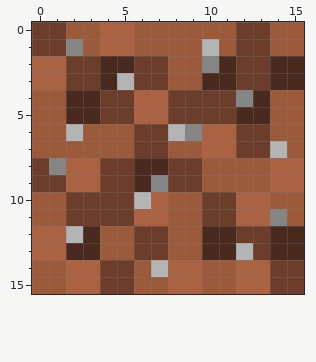
Pixel-art sprite, stored at graphics/map/blocks/dirt.png. The picture above was drawn from the file before the commit.
The file is 64x64 pixels, drawn in blocks of 4x4; one block is one cell here.
After:
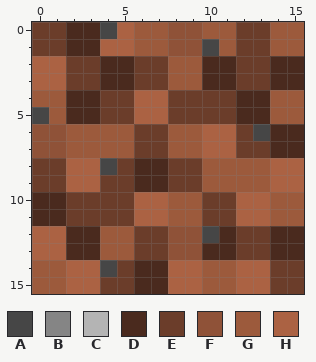
Palette (. is transparent): A #464646  B #858585  C #b4b4b4  D #4a2a1e  E #6b3d2a  F #8f5238  G #9c5a3c  H #ab6243
Log entry: sand block, dirt block
Diff:
{"y":0,"x":2,"old":"GGH","new":"DDA"}
{"y":0,"x":8,"old":"GG","new":"FF"}
{"y":1,"x":2,"old":"BG","new":"DD"}
{"y":1,"x":8,"old":"GGC","new":"FFA"}
{"y":2,"x":10,"old":"B","new":"D"}
{"y":3,"x":5,"old":"C","new":"D"}
{"y":4,"x":12,"old":"B","new":"D"}
{"y":5,"x":0,"old":"G","new":"A"}
{"y":6,"x":0,"old":"GGC","new":"FFG"}
{"y":6,"x":8,"old":"CB","new":"GG"}
{"y":6,"x":13,"old":"EGG","new":"ADD"}
{"y":7,"x":0,"old":"GG","new":"FF"}
{"y":7,"x":14,"old":"CG","new":"DD"}
{"y":8,"x":1,"old":"B","new":"E"}
{"y":8,"x":4,"old":"E","new":"A"}
{"y":9,"x":7,"old":"B","new":"D"}
{"y":10,"x":0,"old":"GG","new":"DD"}
{"y":10,"x":6,"old":"C","new":"H"}
{"y":11,"x":0,"old":"GG","new":"DD"}
{"y":11,"x":14,"old":"B","new":"G"}
{"y":12,"x":2,"old":"C","new":"D"}
{"y":12,"x":8,"old":"GGD","new":"FFA"}
{"y":13,"x":8,"old":"GG","new":"FF"}
{"y":13,"x":12,"old":"C","new":"E"}
{"y":14,"x":4,"old":"E","new":"A"}
{"y":14,"x":6,"old":"GC","new":"DD"}
{"y":15,"x":6,"old":"GG","new":"DD"}
{"label":"changed","picture_box":[32,22,304,294]}
